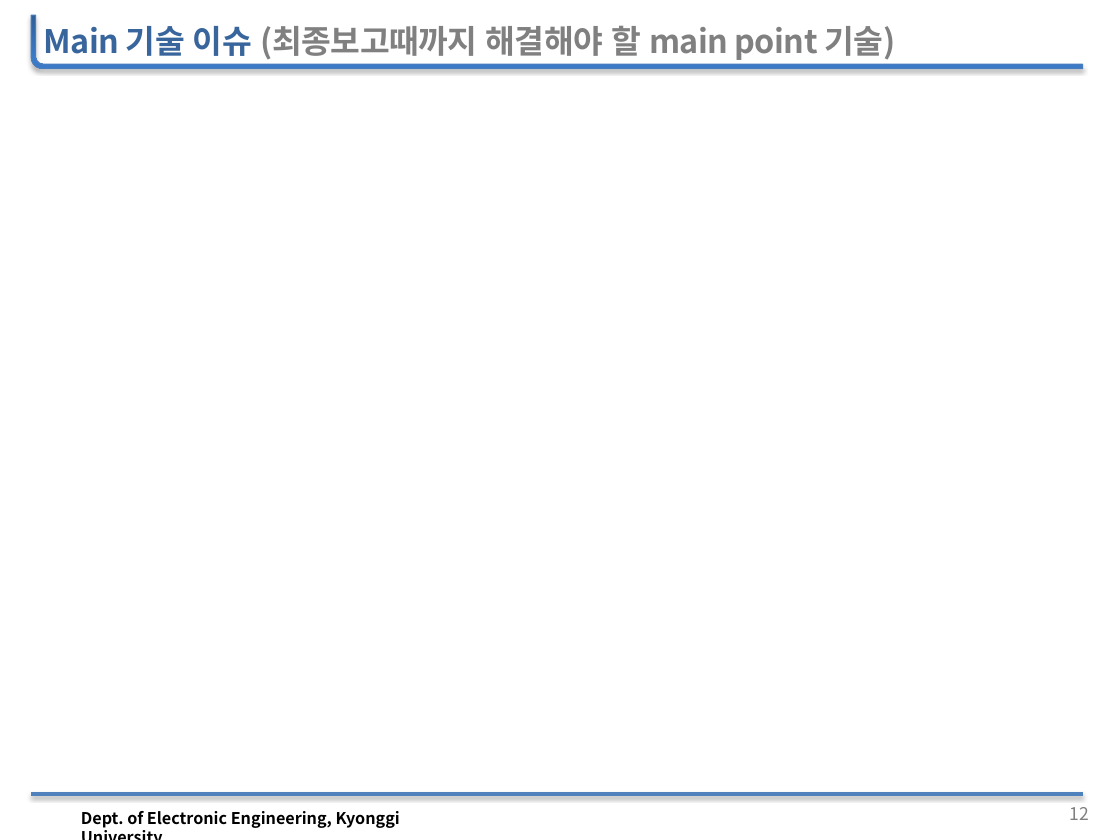
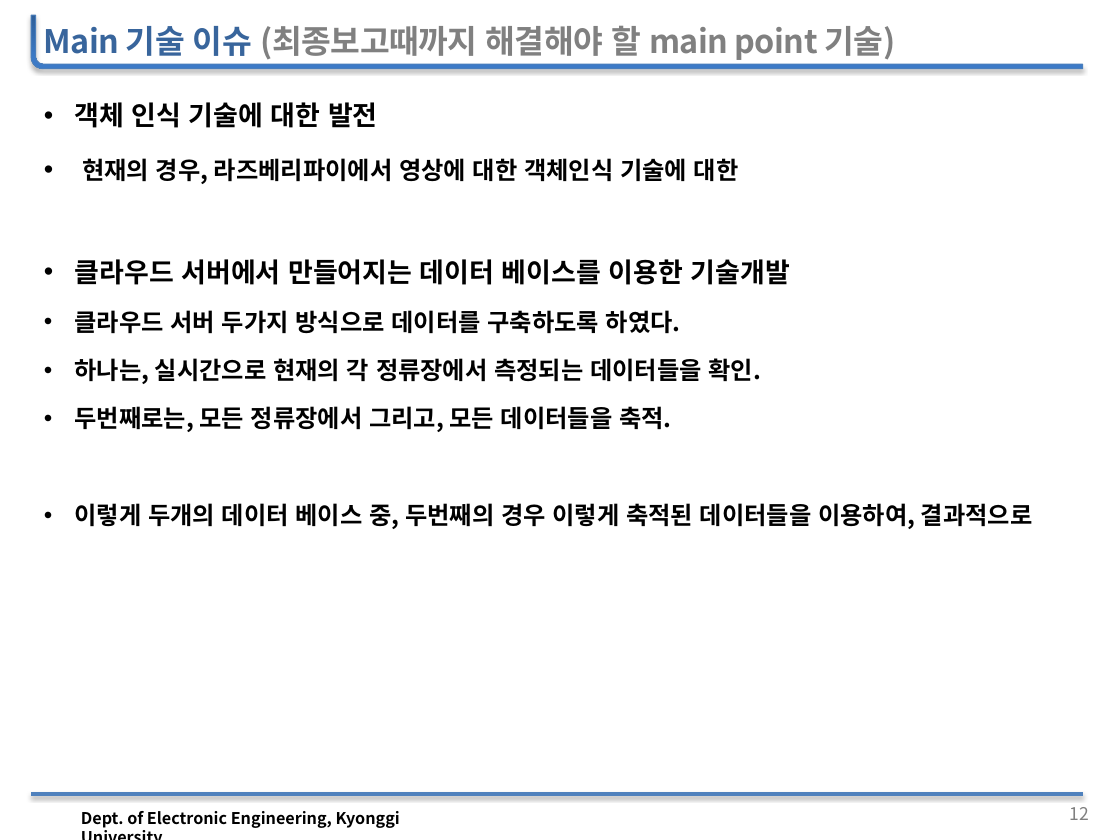
Before and after one commit to woojin1027/THE-FACO, a slide deck: slide 13 of 공학설계 자료/공학설계_중간보고_발표자료.pptx. Drawn at 1120x840 pixels with LibreOffice and Linux fonts; fonts in the diff are those of the drawing; background and template pictures are left out. Boxes give left, top, right and bottom in pixels: in the first picture for what was removed or moved away, otherwise in the second. Text is boxed around its words. In the diff, an @@ line names an element or a change of style, - is before the commit and + after.

```diff
--- a/공학설계 자료/공학설계_중간보고_발표자료.pptx
+++ b/공학설계 자료/공학설계_중간보고_발표자료.pptx
@@ text added at (75,102,1033,529), 18 pt, text #000000, bold @@
+• 객체 인식 기술에 대한 발전
+• 현재의 경우, 라즈베리파이에서 영상에 대한 객체인식 기술에 대한
+• 클라우드 서버에서 만들어지는 데이터 베이스를 이용한 기술개발
+• 클라우드 서버 두가지 방식으로 데이터를 구축하도록 하였다.
+• 하나는, 실시간으로 현재의 각 정류장에서 측정되는 데이터들을 확인.
+• 두번째로는, 모든 정류장에서 그리고, 모든 데이터들을 축적.
+• 이렇게 두개의 데이터 베이스 중, 두번째의 경우 이렇게 축적된 데이터들을 이용하여, 결과적으로
```
Also in this commit, not shown: 2 other slides changed.
